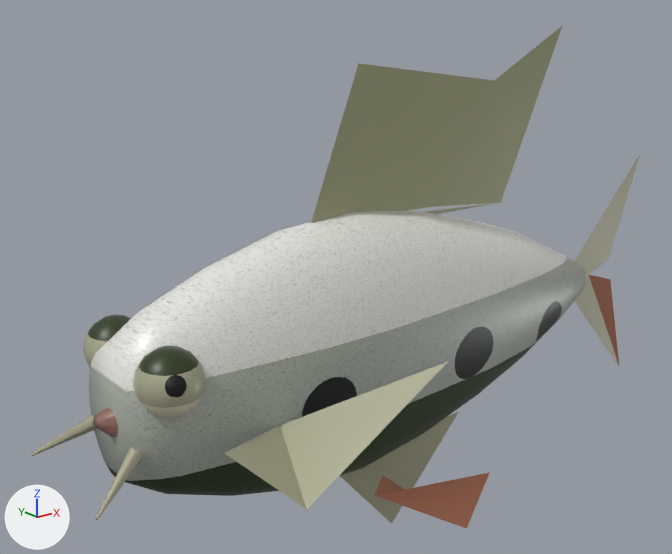
Before and after pictures for a commit that changed the glTF model public/models/arulius-barb.glb.
Before and after are seen from a camera (50 mm lens) standing at (-2.13, -2.55, 1.31) and looking at (0.07, 0.19, 0.21). Arrows for +X, +Y and +Z are at lower left; the lights stay in place. The older version comes first. Vertices at exactly the same position are counted once.

The first picture shows 'arulius_barb'.
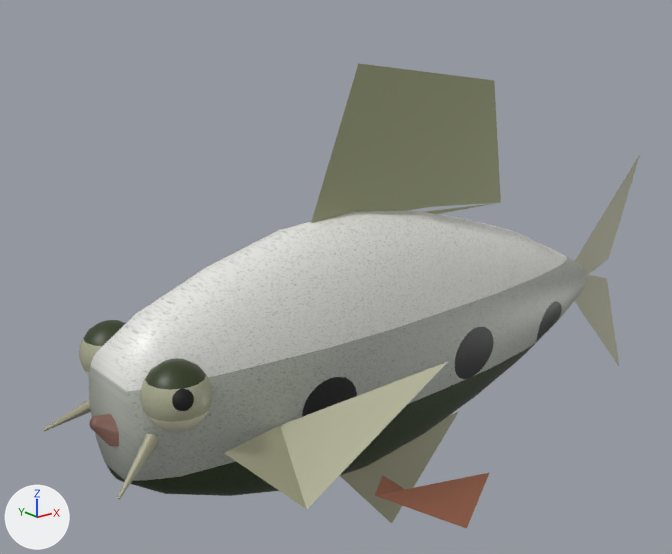
Pixel boxes [x1, y1, x2, y2] of what changed, in the pictures (672 x 554 px; the box of a moved part takes in the faces that stretch with it):
'arulius_barb', reshaped (8% shorter)
    before: [30, 25, 640, 529]
    after: [43, 63, 640, 529]
part 1 of me_fish, moved or reshaped
    before: [95, 446, 145, 520]
    after: [117, 433, 159, 499]
part 2 of me_fish, moved or reshaped
    before: [30, 416, 96, 456]
    after: [43, 399, 91, 431]
part 3 of me_fish, moved or reshaped
    before: [133, 345, 206, 418]
    after: [140, 358, 213, 431]
part 4 of me_fish, moved or reshaped
    before: [83, 315, 131, 367]
    after: [79, 320, 126, 375]
part 5 of me_fish, moved or reshaped
    before: [89, 224, 619, 485]
    after: [89, 224, 562, 485]
part 6 of me_fish, deleted (green)
    before: [494, 25, 563, 201]

What changed in the scene script:
```text
Change me_fish:
    used by ob_arulius_barb; location = (0.0, 0.0, 0.0)
    remove me_fish.from_pydata(...)  # 626 vertices, 1172 faces; spans x -1.18..1.75, y -0.6..0.6, z -0.85..1.15
    add me_fish.from_pydata(...)  # 664 vertices, 1250 faces; spans x -1.12..1.75, y -0.6..0.6, z -0.85..1.05
    me_fish part 1: the loose piece of 14 vertices spanning x -1.18..-0.93, y -0.25..-0.09, z -0.18..-0.03 is scaled about its middle by (0.74, 0.772, 0.772), then moved by (0.03, -0.05, 0.04)
    me_fish part 2: the loose piece of 14 vertices spanning x -1.18..-0.93, y 0.09..0.25, z -0.18..-0.03 is scaled about its middle by (0.74, 0.772, 0.772), then moved by (0.03, 0.05, 0.04)
    me_fish part 3: the loose piece of 100 vertices spanning x -0.99..-0.77, y -0.29..-0.07, z 0.04..0.26 is moved by (0.0, -0.04, -0.03)
    me_fish part 4: the loose piece of 100 vertices spanning x -0.99..-0.77, y 0.07..0.29, z 0.04..0.26 is moved by (0.0, 0.04, -0.03)
    me_fish part 5: 2 vertices moved within x -1.05, y -0.01..0.01, z 0.01; 297 vertices removed from x -1.06..1.6, y -0.27..0.27, z -0.5..0.5; 336 vertices added at x -1.07..1.35, y -0.3..0.3, z -0.51..0.51
    me_fish part 6: 1 vertex removed from x 1.1, y -0.02, z 1.15
```
